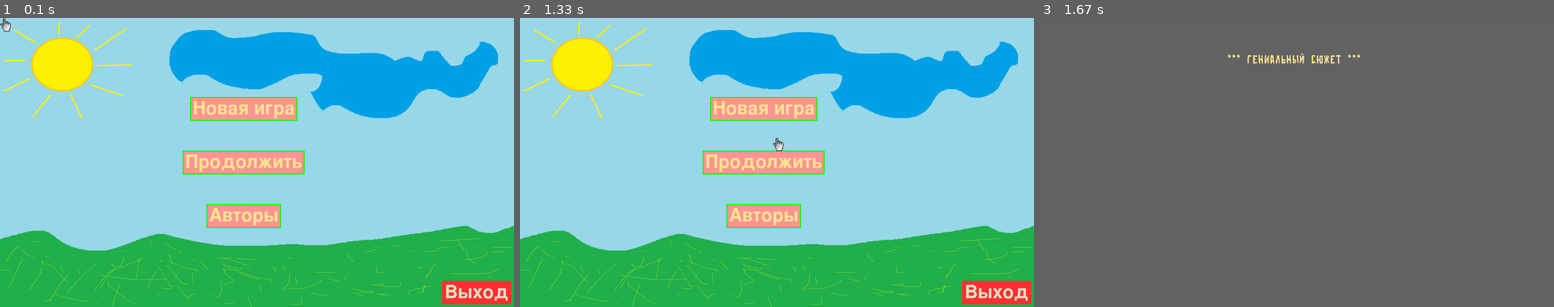
Above: before the commit, frames 1-3 (left to right).
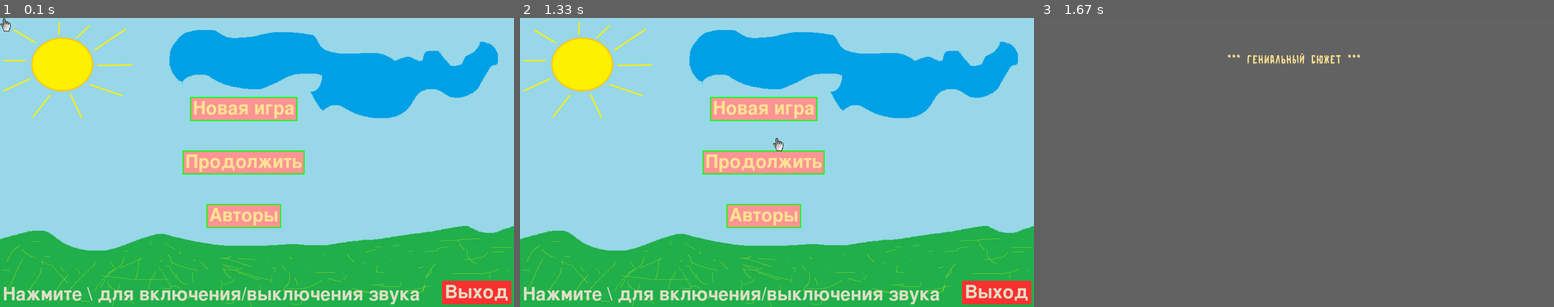
Above: after the commit, the same moments.

Repository: realReloadTime/GoodAppsProduction
Game: pygame game, started from start.py
Same seed, same stepped clock (60 frames per second), same inputs: the game is played once before the commit and once after it.
Inputs (mouse positions are in pixels of both pictures, inside the frame that each line leads up to):
- Up to frame 1 (0.1 s): no input
- Up to frame 2 (1.33 s): tap \ at 0.33 s; hold \ 0.67-1.13 s; press the mouse at (761, 214) at 1.2 s; move the mouse to (771, 136) at 1.3 s
- Up to frame 3 (1.67 s): release the mouse at (1302, 58) at 1.43 s; click "Новая игра" at 1.55 s

The runs differ from the first frame. In frame 1, 1.8% of the frame differs, in the area x 0-82%, y 92-100%; in frame 2, 1.8%; in frame 3, nothing differs.

Commit message:
version 1.102 music added

Diff:
--- a/start.py
+++ b/start.py
@@ -113,10 +113,15 @@
         pygame.init()
         mouse_coords = (0, 0)
 
+        pygame.mixer.music.load('data/background_music.mp3')
+        pygame.mixer.music.play(-1)
+        pygame.mixer.music.set_volume(0.1)
+
         pygame.display.set_caption('Продай и отдай')
         pygame.mouse.set_visible(False)
         clock = pygame.time.Clock()
         running = True
+        fl_pause = False
 
         cursor = pygame_image.load_image('translucent_pixel.png', -1)
         cursor = pygame.transform.scale(cursor, (40, 50))
@@ -129,6 +134,14 @@
                         event.type == pygame.KEYDOWN and event.key == pygame.K_ESCAPE:  # выход на кнопку ESC
                     self.app_end()
                     running = False
+
+                elif event.type == pygame.KEYDOWN:
+                    if event.key == pygame.K_BACKSLASH:
+                        fl_pause = not fl_pause
+                        if fl_pause:
+                            pygame.mixer.music.pause()
+                        else:
+                            pygame.mixer.music.unpause()
 
                 if event.type == pygame.MOUSEBUTTONUP:  # проверка нажатия мыши
 
@@ -481,6 +494,7 @@
         text = font.render('Выход', True, (225, 225, 200))
         text_x = self.width - text.get_width() - 20
         text_y = self.height - text.get_height() - 20
+        music = font.render("Нажмите \ для включения/выключения звука", True, (225, 225, 200))
         text_w = text.get_width()
         text_h = text.get_height()
         if len(self.menu_button_location) != 4:
@@ -492,6 +506,7 @@
             pygame.draw.rect(self.screen, (50, 50, 255), (text_x - 10, text_y - 10,
                                                           text_w + 20, text_h + 20), 0)
 
+        self.screen.blit(music, (self.width - (self.width - 10), self.height - 80))
         self.screen.blit(text, (text_x, text_y))
 
     def start_plot(self):  # показ сюжета
